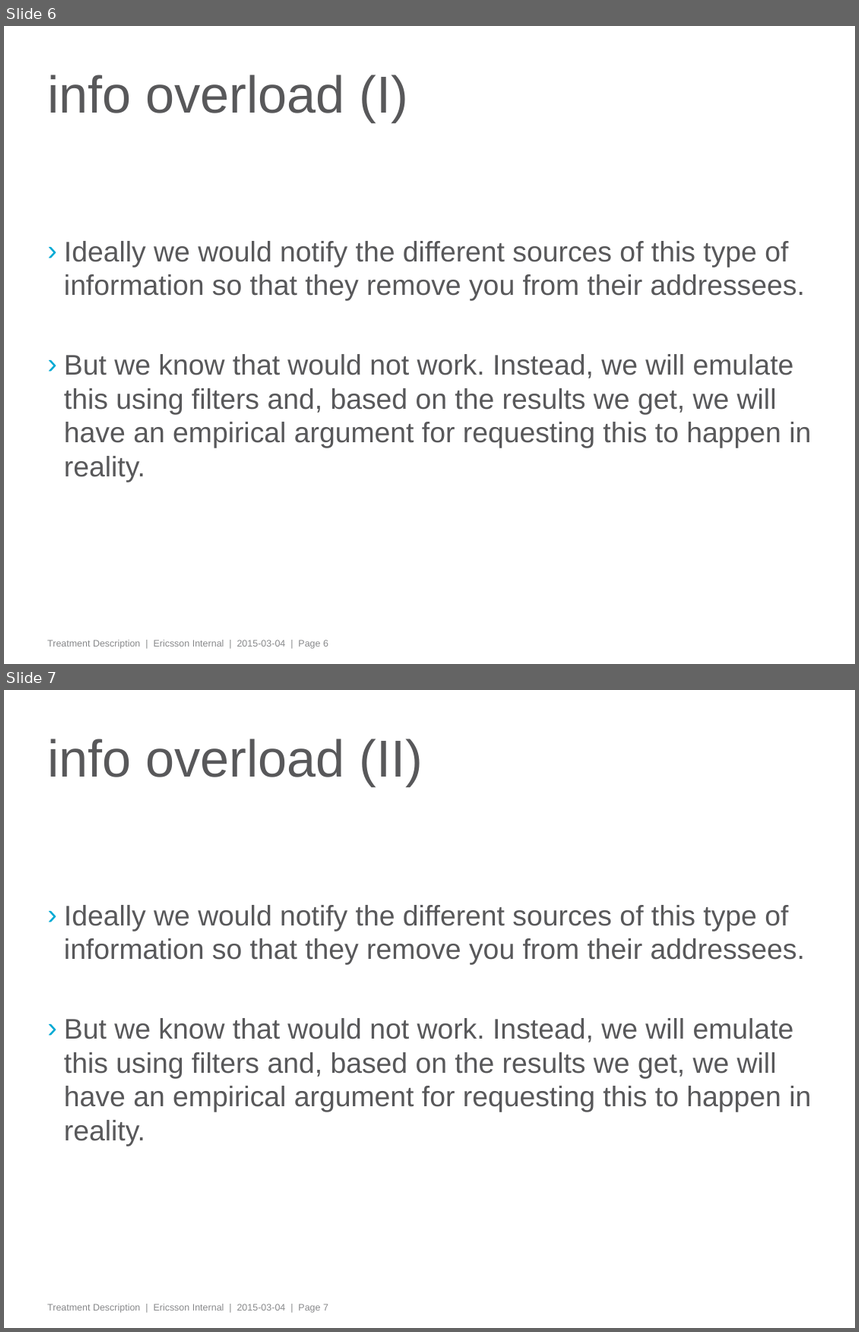
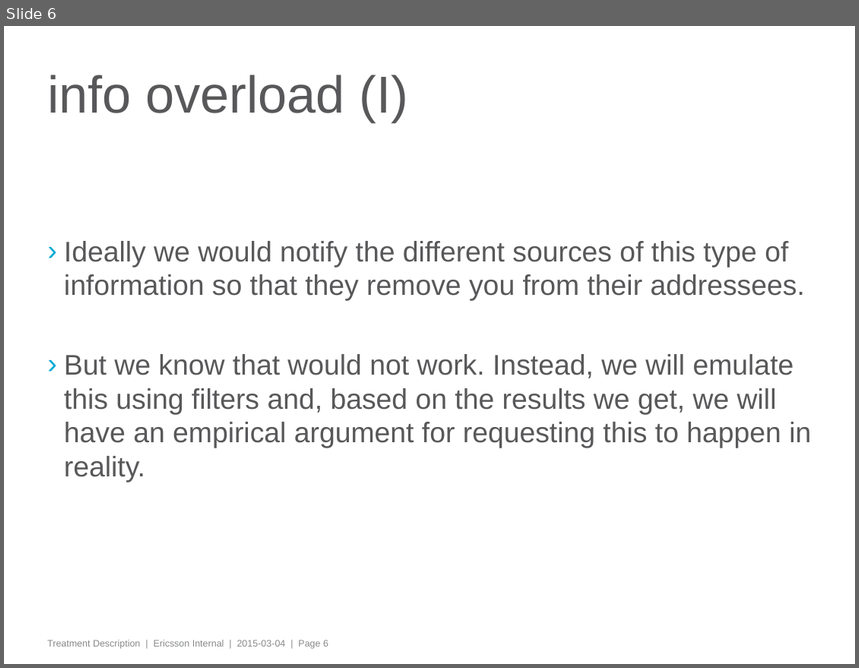
Before and after one commit to stoyicker/thesis-tex, a slide deck: Presentation material/treatment_guidelines_general.pptx. Shown one above the other, each under a label of ours: slides 6 and 7 before the commit, slide 6 after it. The pictures are 859x1332 and 859x668 pixels, drawn with LibreOffice and Linux fonts; fonts in the diff are those of the drawing; background and template pictures are left out. Boxes give left, top, right and bottom in pixels: in the first picture for what was removed or moved away, otherwise in the second. Text is boxed around its words. In the diff, an @@ line names an element or a change of style, - is before the commit and + after.

```diff
--- a/Presentation material/treatment_guidelines_general.pptx
+++ b/Presentation material/treatment_guidelines_general.pptx
@@ slide 7 removed at (4, 690, 855, 1328), background #FFFFFF; not listed: 1 template element that a slide beside it also shows @@
@@ title removed at (47, 739, 423, 786) @@
-info overload (II)
@@ text removed at (64, 905, 811, 1147) @@
-› Ideally we would notify the different sources of this type of information so that they remove you from their addressees.
-› But we know that would not work. Instead, we will emulate this using filters and, based on the results we get, we will have an empirical argument for requesting this to happen in reality.
```
Also in this commit, not shown: 1 slide changed, 1 other file.
